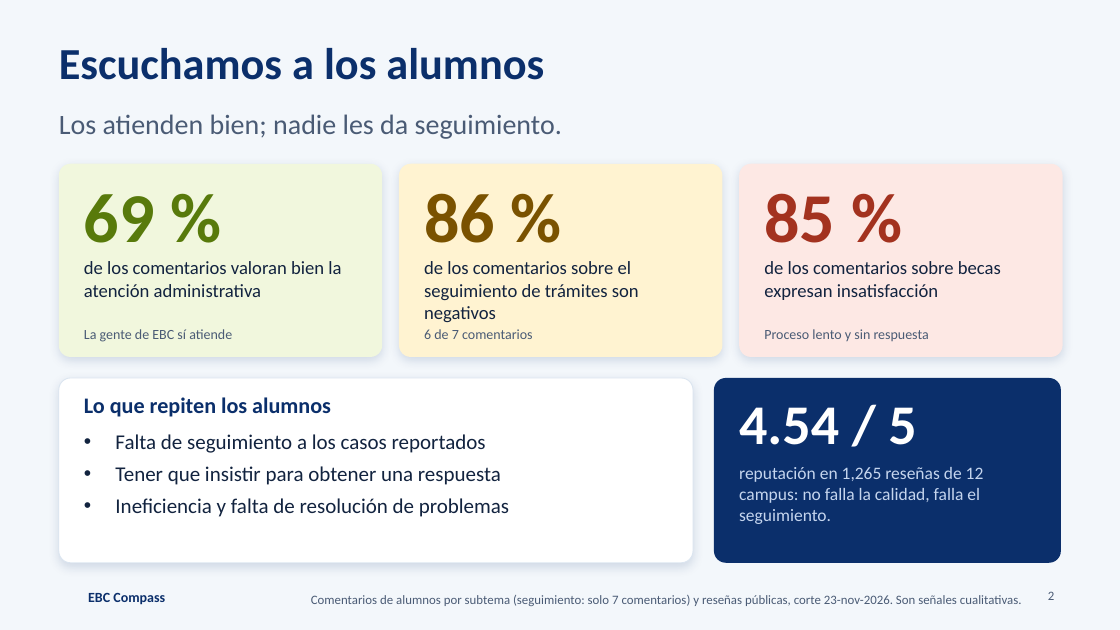
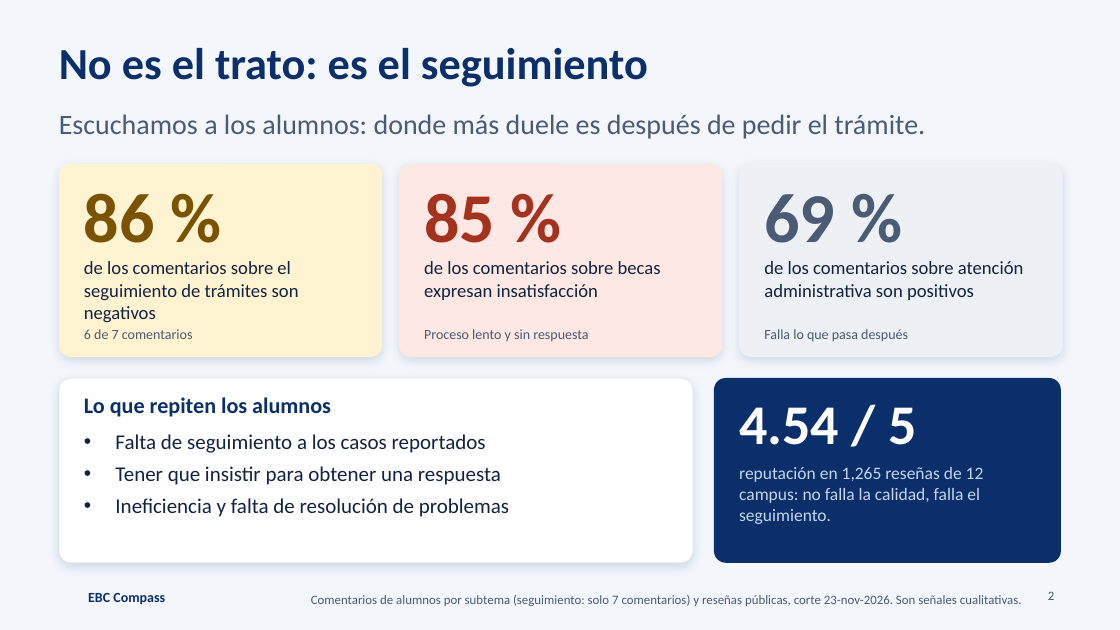
Before and after one commit to EBCoDivas/ebc-compass, a slide deck: slide 2 of docs/presentacion/EBC_Compass_Presentacion.pptx. Drawn at 1120x630 pixels with LibreOffice and Linux fonts; fonts in the diff are those of the drawing; background and template pictures are left out. Boxes give left, top, right and bottom in pixels: in the first picture for what was removed or moved away, otherwise in the second. Text is boxed around its words. In the diff, an @@ line names an element or a change of style, - is before the commit and + after.

```diff
--- a/docs/presentacion/EBC_Compass_Presentacion.pptx
+++ b/docs/presentacion/EBC_Compass_Presentacion.pptx
@@ title at (59, 48, 648, 87): text changed @@
-Escuchamos a los alumnos
+No es el trato: es el seguimiento
@@ text at (59, 114, 925, 139): text changed @@
-Los atienden bien; nadie les da seguimiento.
+Escuchamos a los alumnos: donde más duele es después de pedir el trámite.
@@ rounded rectangle at (59, 164, 382, 357): fill #F1F7DD to #FFF3D1 @@
@@ rounded rectangle at (399, 164, 723, 357): fill #FFF3D1 to #FDE8E4 @@
@@ rounded rectangle at (739, 164, 1063, 357): fill #FDE8E4 to #EDF1F6 @@
@@ text at (84, 193, 155, 243): text changed; text colour #587A0B to #7A5200 @@
-69 %
+86 %
@@ text at (424, 193, 495, 243): text changed; text colour #7A5200 to #A3321F @@
-86 %
+85 %
@@ text at (764, 194, 835, 243): text changed; text colour #A3321F to #4A5B75 @@
-85 %
+69 %
@@ text at (84, 261, 299, 322): text changed @@
-de los comentarios valoran bien la atención administrativa
+de los comentarios sobre el seguimiento de trámites son negativos
@@ text at (424, 261, 661, 300): text changed @@
-de los comentarios sobre el seguimiento de trámites son negativos
+de los comentarios sobre becas expresan insatisfacción
@@ text at (764, 261, 1024, 300): text changed @@
-de los comentarios sobre becas expresan insatisfacción
+de los comentarios sobre atención administrativa son positivos
@@ text at (84, 329, 193, 339): text changed @@
-La gente de EBC sí atiende
+6 de 7 comentarios
@@ text at (424, 329, 588, 342): text changed @@
-6 de 7 comentarios
+Proceso lento y sin respuesta
@@ text at (764, 329, 908, 341): text changed @@
-Proceso lento y sin respuesta
+Falla lo que pasa después
```
Also in this commit, not shown: 1 other file.
